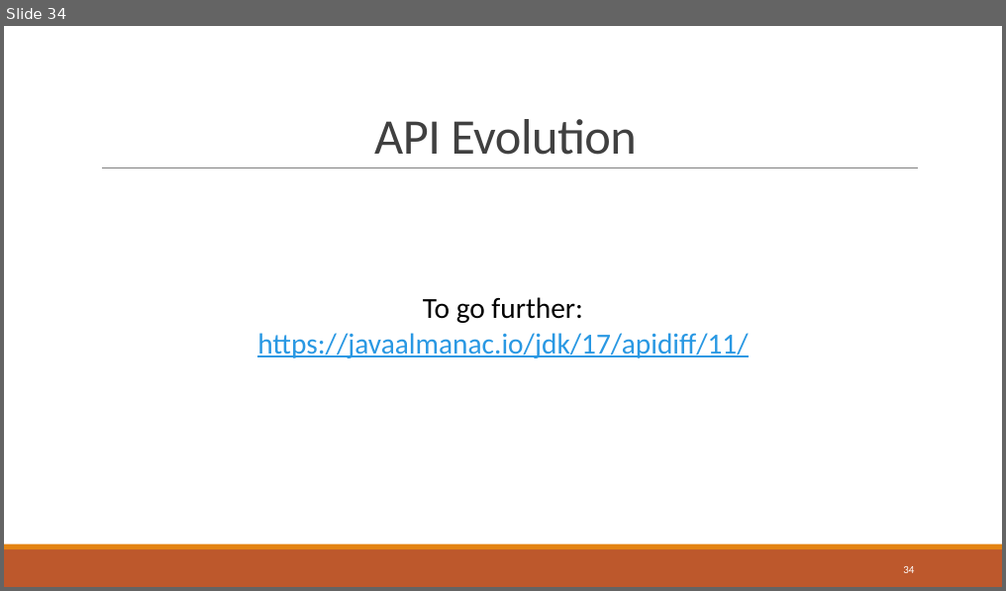
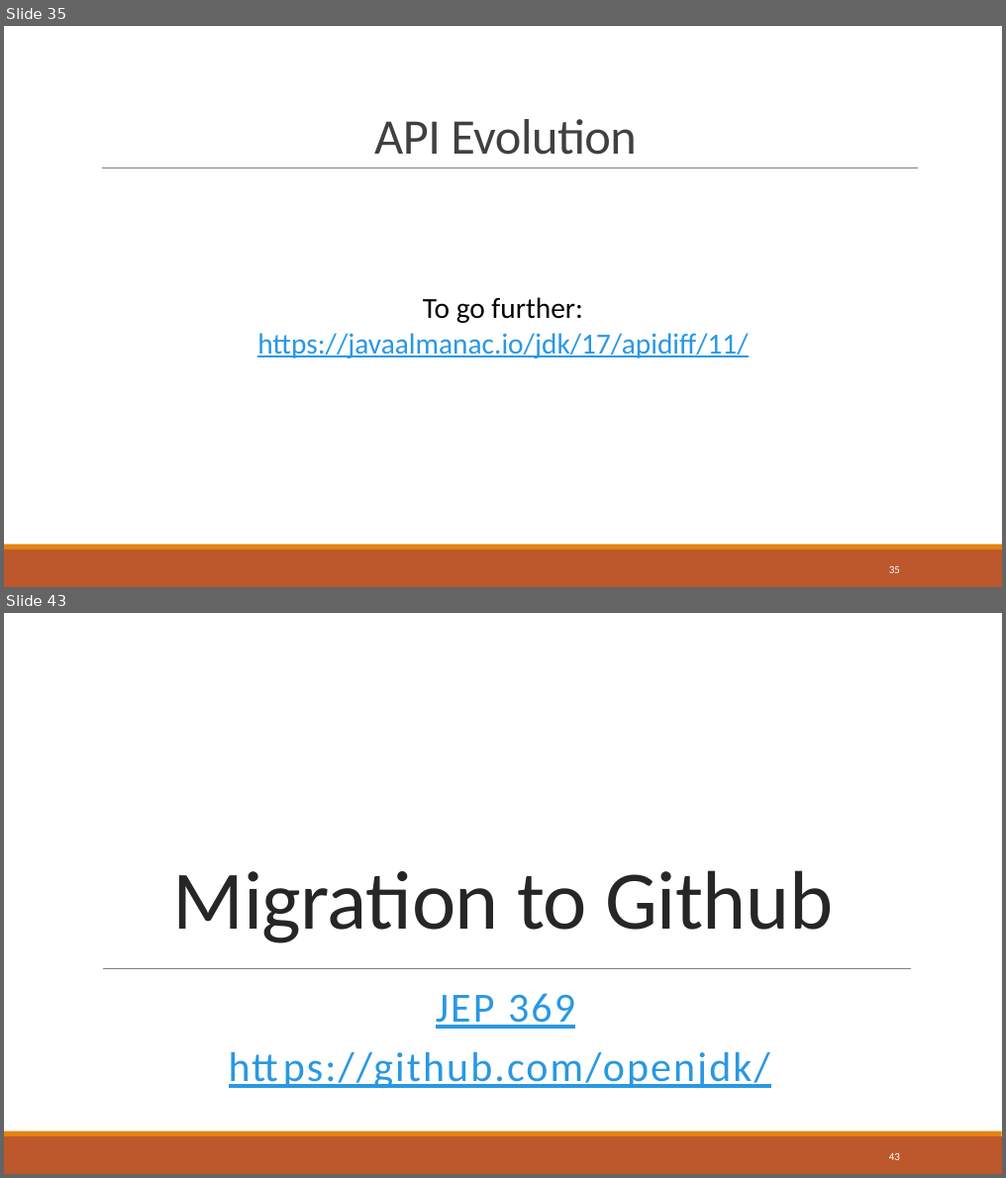
Before and after one commit to bnau/java-11-17, a slide deck: java-11-17.pptx. Shown one above the other, each under a label of ours: slide 34 before the commit, slides 35 and 43 after it; the slides between them are not shown. The pictures are 1006x591 and 1006x1178 pixels, drawn with LibreOffice and Linux fonts; fonts in the diff are those of the drawing; background and template pictures are left out. Boxes give left, top, right and bottom in pixels: in the first picture for what was removed or moved away, otherwise in the second. Text is boxed around its words. In the diff, an @@ line names an element or a change of style, - is before the commit and + after.

```diff
--- a/java-11-17.pptx
+++ b/java-11-17.pptx
@@ slide 43 added at (x1=4, y1=613, x2=1002, y2=1174), background #FFFFFF; not listed: 2 template elements that a slide beside it also shows @@
@@ title added at (x1=173, y1=870, x2=833, y2=944), 80 pt, text #262626 @@
+Migration to Github
@@ line added from (103, 968) to (912, 968), #808080 0.5 pt @@
@@ text added at (x1=283, y1=993, x2=770, y2=1089), 40 pt, text #2998E3, underline @@
+JEP 369
+https://github.com/openjdk/
@@ page number added at (x1=889, y1=1154, x2=900, y2=1160), 10.5 pt, text #FFFFFF @@
+43
@@ what was slide 34 is now slide 35 @@
@@ page number at (x1=889, y1=567, x2=900, y2=573): text changed @@
-34
+35
```
Also in this commit, not shown: 3 slides changed, 9 other slides added, 2 other files.
